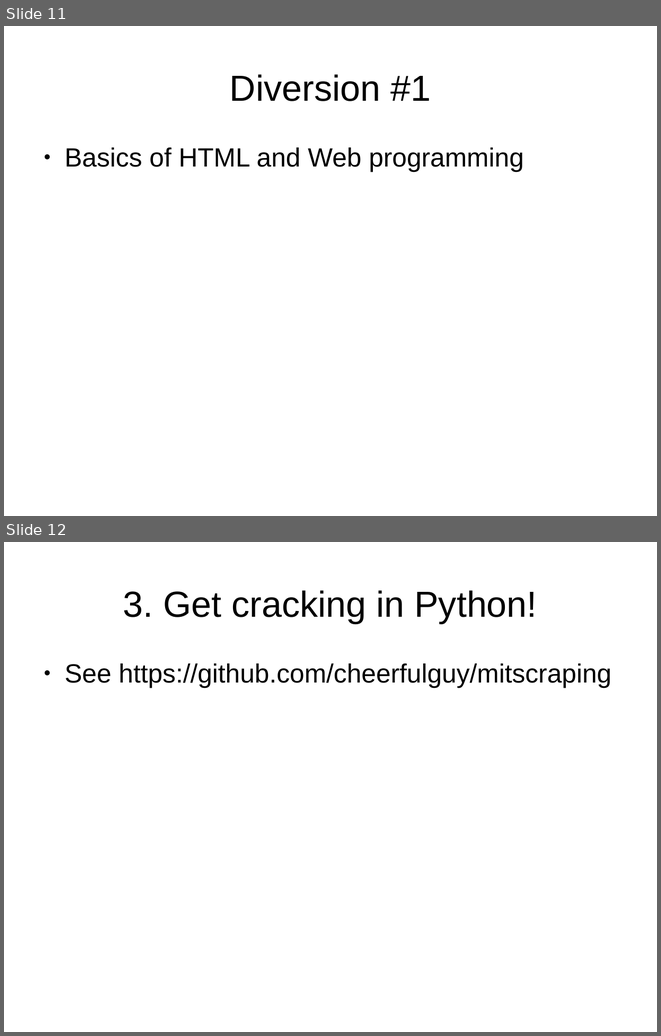
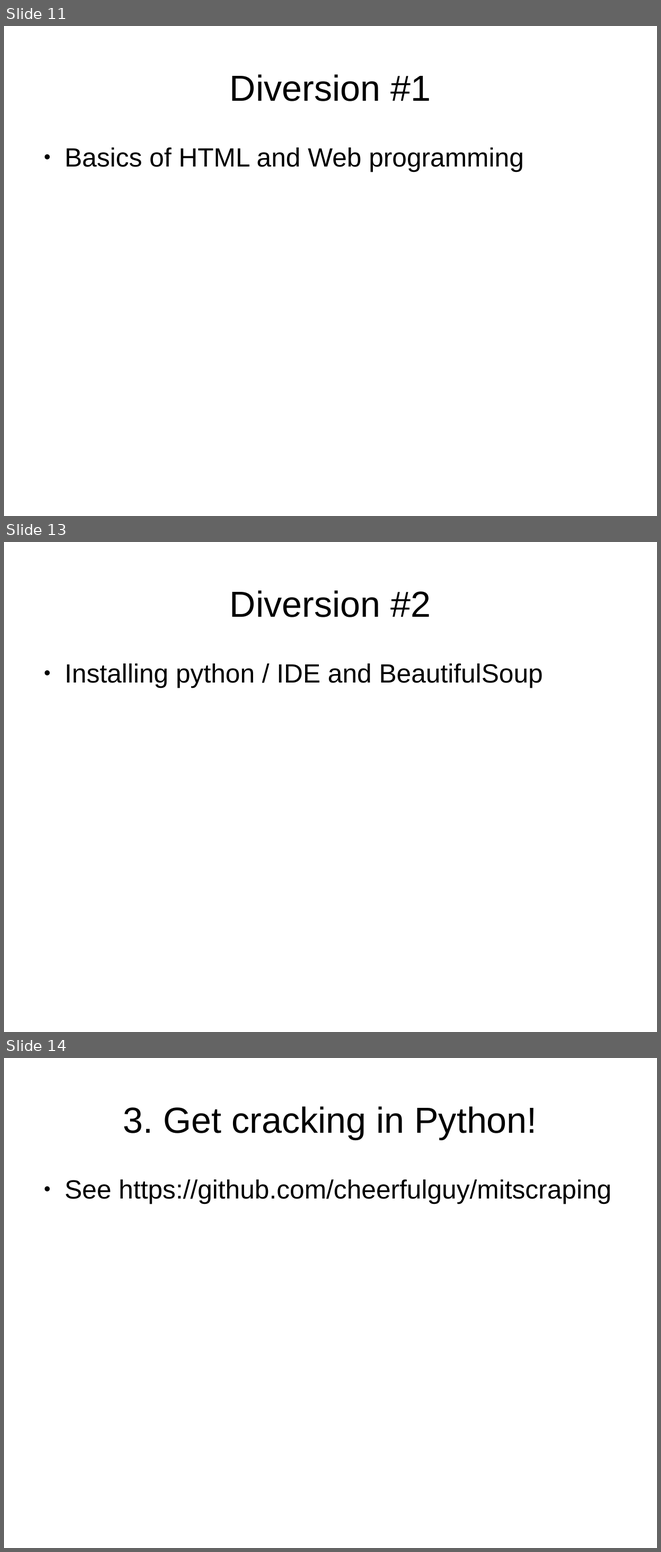
Before and after one commit to alexbartik/mitscraping, a slide deck: slides.odp. Shown one above the other, each under a label of ours: slides 11 and 12 before the commit, slides 11, 13 and 14 after it; the slides between them are not shown. The pictures are 661x1036 and 661x1552 pixels, drawn with LibreOffice and Linux fonts; fonts in the diff are those of the drawing. Boxes give left, top, right and bottom in pixels: in the first picture for what was removed or moved away, otherwise in the second. Text is boxed around its words. In the diff, an @@ line names an element or a change of style, - is before the commit and + after.

```diff
--- a/slides.odp
+++ b/slides.odp
@@ slide 13 added at <box>4,542,657,1032</box>, background #FFFFFF @@
@@ title added at <box>230,590,431,617</box>, 44 pt, text #000000 @@
+Diversion #2
@@ text added at <box>64,663,543,688</box>, 32 pt, text #000000 @@
+● Installing python / IDE and BeautifulSoup
@@ what was slide 12 is now slide 14 @@
```
Also in this commit, not shown: 1 slide changed, 1 other slide added.
